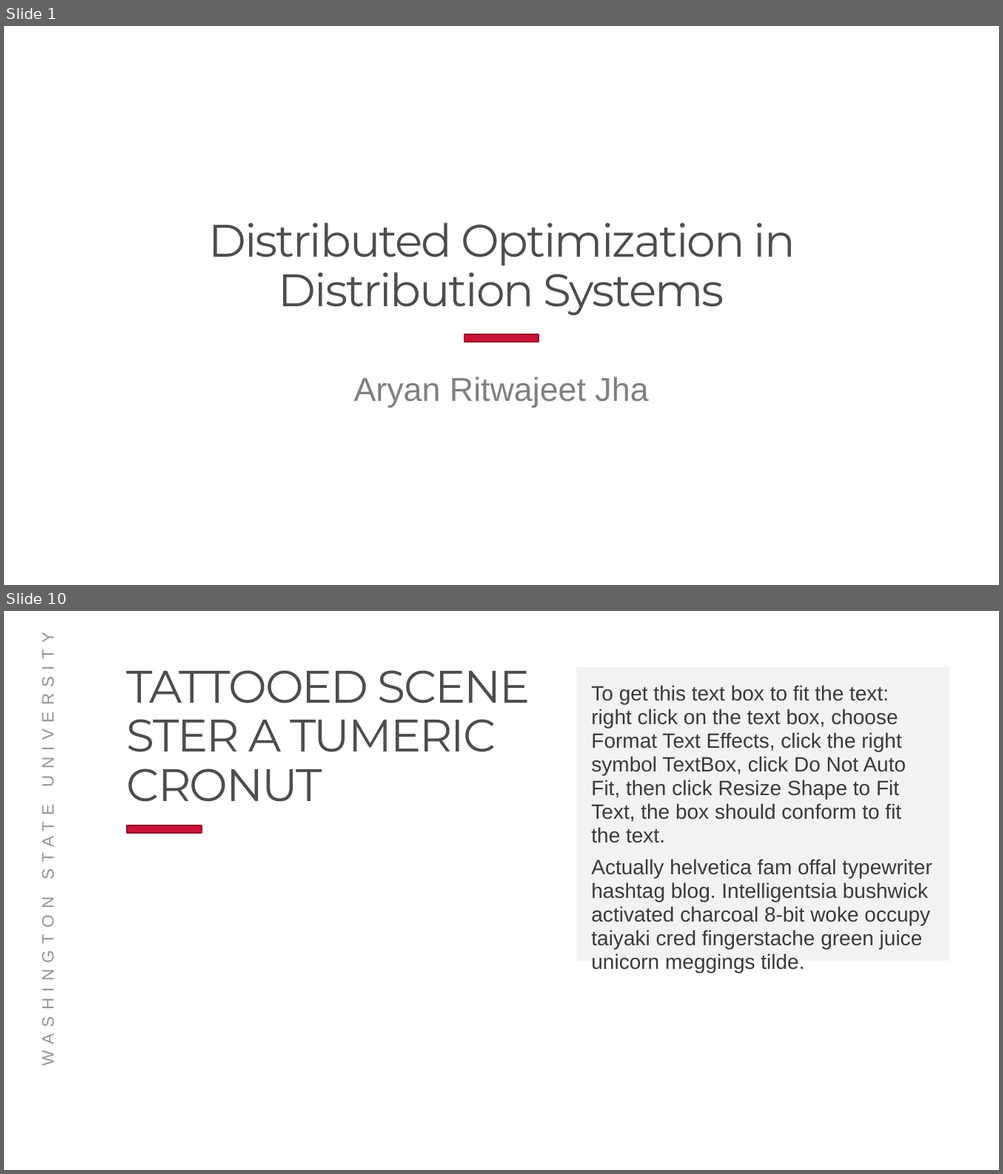
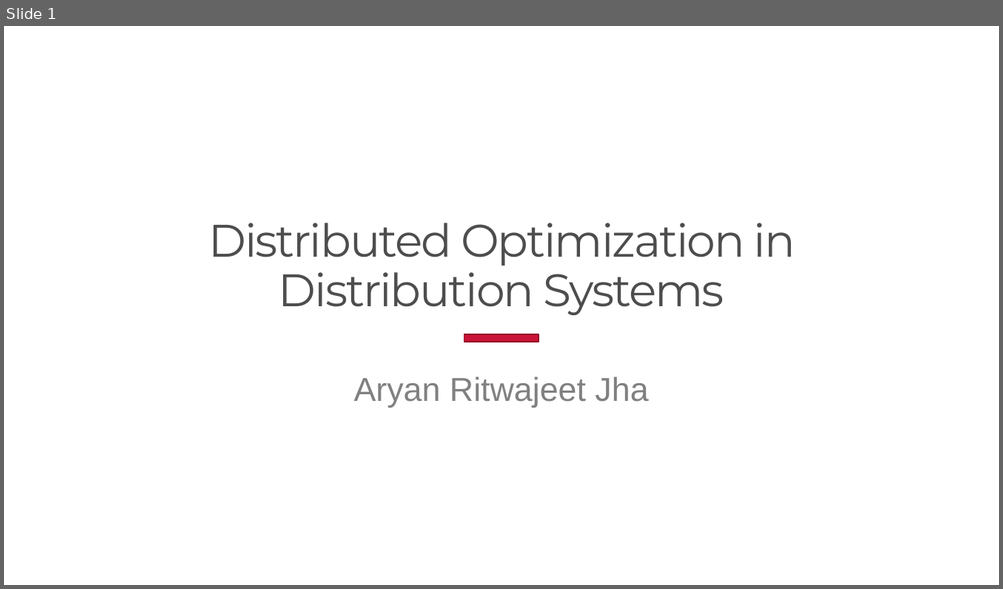
Before and after one commit to Realife-Brahmin/OriginalDocsHub, a slide deck: research_showcase/researchSummary_aryan_ritwajeet_jha.pptx. Shown one above the other, each under a label of ours: slides 1 and 10 before the commit, slide 1 after it; the slides between them are not shown. The pictures are 1003x1174 and 1003x589 pixels, drawn with LibreOffice and Linux fonts; fonts in the diff are those of the drawing; background and template pictures are left out. Boxes give left, top, right and bottom in pixels: in the first picture for what was removed or moved away, otherwise in the second. Text is boxed around its words. In the diff, an @@ line names an element or a change of style, - is before the commit and + after.

```diff
--- a/research_showcase/researchSummary_aryan_ritwajeet_jha.pptx
+++ b/research_showcase/researchSummary_aryan_ritwajeet_jha.pptx
@@ slide 10 removed at box(4, 611, 999, 1170), background #FFFFFF @@
@@ title removed at box(127, 670, 530, 802) @@
-TATTOOED SCENE STER A TUMERIC
-CRONUT
@@ text removed at box(576, 667, 949, 968) @@
-To get this text box to fit the text: right click on the text box, choose Format Text Effects, click the right symbol TextBox, click Do Not Auto Fit, then click Resize Shape to Fit Text, the box should conform to fit the text.
-Actually helvetica fam offal typewriter hashtag blog. Intelligentsia bushwick activated charcoal 8-bit woke occupy taiyaki cred fingerstache green juice unicorn meggings tilde.
@@ rectangle removed at box(127, 826, 202, 833) @@
@@ text removed at box(39, 916, 57, 1061) @@
-WASHINGTON STATE UNIVERSITY
```
Also in this commit, not shown: 3 slides changed, 7 slides added, 5 other slides removed, 1 other file.
